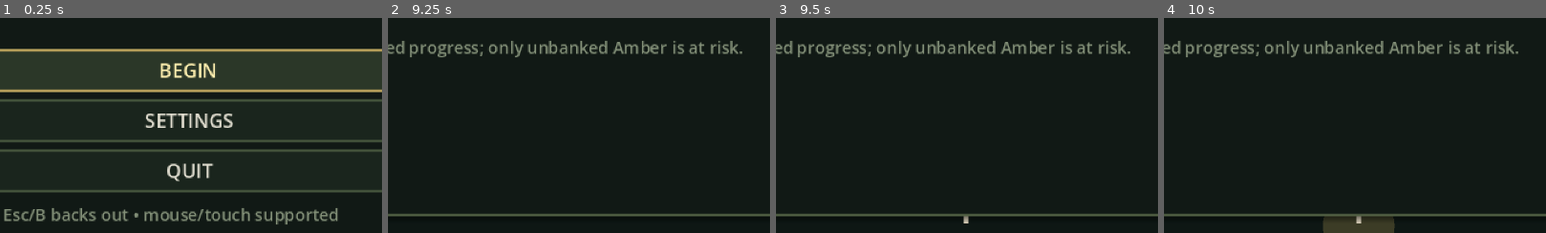
Above: before the commit, frames 1-4 (left to right).
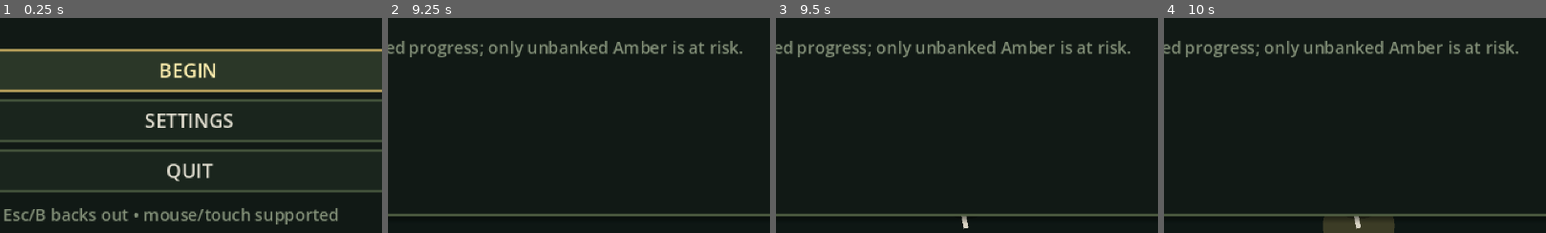
Above: after the commit, the same moments.

Repository: Ghosty-sudo/blackroot-hallow
Game: Godot game, scene res://scenes/main.tscn
Same seed, same stepped clock (60 frames per second), same inputs: the game is played once before the commit and once after it.
Inputs (mouse positions are % of the whole screen's width and height, from its top left):
- Up to frame 1 (0.25 s): no input
- Up to frame 2 (9.25 s): click "BEGIN" at 0.5 s; click "DESCEND INTO THE HOLLOW" at 1.25 s; click "Warden Blade — Balanced reach…" at 2 s; click "Briar Oath — +50% damage, but…" at 2.75 s; tap Enter at 3.5, 3.6, 5, 5.1, 6.5, 6.6, 8.85 s; move the mouse to (72, 45) at 3.52 s; hold D 3.53-4.25 s; click (72, 45) at 3.67 s; tap Space at 3.77, 4.25, 5.75, 6.77, 7.25 s; drag from (30, 55) to (45, 70) at 4.27 s; move the mouse to (60, 28) at 5.02 s; hold D 5.03-5.75 s; drag from (45, 70) to (20, 35) at 5.77 s; move the mouse to (80, 65) at 6.52 s; hold A 6.53-7.25 s; drag from (20, 35) to (35, 25) at 7.27 s; click "RETRY — SAME LOADOUT" at 8 s; move the mouse to (55, 50) at 8.77 s; hold S from 8.78 s (still down); click (55, 50) at 8.92 s
- Up to frame 3 (9.5 s): keep holding S
- Up to frame 4 (10 s): release S at 9.5 s; drag from (35, 25) to (30, 55) at 9.52 s
The pictures show only the part of the screen within x 25-75%, y 50-100%; the shares and areas given below are measured in that part.

Frames 1-2 are identical in both runs. In frame 3, less than 0.1% of the frame differs, in the area x 48-51%, y 92-99%; in frame 4, less than 0.1%.

Commit message:
Refine Warden pixel silhouette and weapon readability

Diff:
--- a/scripts/player.gd
+++ b/scripts/player.gd
@@ -94,10 +94,7 @@
     if Input.is_key_pressed(KEY_D) or Input.is_key_pressed(KEY_RIGHT): move.x += 1.0
     if Input.is_key_pressed(KEY_W) or Input.is_key_pressed(KEY_UP): move.y -= 1.0
     if Input.is_key_pressed(KEY_S) or Input.is_key_pressed(KEY_DOWN): move.y += 1.0
-    var joy := Vector2(
-        Input.get_joy_axis(0, JOY_AXIS_LEFT_X),
-        Input.get_joy_axis(0, JOY_AXIS_LEFT_Y)
-    )
+    var joy := Vector2(Input.get_joy_axis(0, JOY_AXIS_LEFT_X), Input.get_joy_axis(0, JOY_AXIS_LEFT_Y))
     if joy.length() > 0.25:
         move = joy
     return move
@@ -151,8 +148,7 @@
     hp = maxi(0, hp - final_damage)
     hurt_cooldown = 0.65
     if source_position != Vector2.INF:
-        var away := (position - source_position).normalized()
-        knockback_velocity += away * 95.0
+        knockback_velocity += (position - source_position).normalized() * 95.0
     AudioManager.play_sfx("hurt")
     hurt.emit(final_damage)
     hp_changed.emit(hp, max_hp)
@@ -173,13 +169,44 @@
 
 func _draw() -> void:
     var flicker := hurt_cooldown > 0.0 and int(hurt_cooldown * 18.0) % 2 == 0
-    var body_color := Color.WHITE if flicker else Color("e7d6ad")
+    var skin := Color.WHITE if flicker else Color("d9ba91")
+    var cloak := Color("394b3d")
+    var trim := Color("b99b55")
     if dodge_timer > 0.0:
-        body_color = Color(0.75, 0.95, 1.0, 0.65)
-    draw_rect(Rect2(-4, -5, 8, 10), body_color)
-    draw_rect(Rect2(-3, -9, 6, 4), Color("352a31"))
-    draw_rect(Rect2(-5, 4, 4, 3), Color("674244"))
-    draw_rect(Rect2(1, 4, 4, 3), Color("674244"))
-    draw_rect(Rect2(-5, -3, 2, 5), Color("445a46"))
-    var tip := facing.normalized() * (12.0 if weapon.get("id", "") != "pike" else 17.0)
-    draw_line(Vector2.ZERO, tip, Color("d9cfb9"), 2.0)
+        cloak = Color(0.45, 0.72, 0.74, 0.62)
+        skin = Color(0.78, 0.95, 0.95, 0.68)
+
+    draw_ellipse_shadow()
+    # Boots and cloak make the Warden read as a character rather than a collision block.
+    draw_rect(Rect2(-5, 4, 4, 3), Color("452f31"))
+    draw_rect(Rect2(1, 4, 4, 3), Color("452f31"))
+    draw_colored_polygon(PackedVector2Array([Vector2(-5,-4), Vector2(5,-4), Vector2(6,4), Vector2(0,7), Vector2(-6,4)]), cloak)
+    draw_rect(Rect2(-5, -4, 2, 7), trim.darkened(0.18))
+    draw_rect(Rect2(-3, -9, 6, 6), skin)
+    draw_rect(Rect2(-4, -10, 8, 3), Color("2a2329"))
+    draw_rect(Rect2(-4, -8, 2, 4), Color("2a2329"))
+    if facing.y >= -0.4:
+        draw_rect(Rect2(-2, -7, 1, 1), Color("241d20"))
+        draw_rect(Rect2(1, -7, 1, 1), Color("241d20"))
+
+    var direction := facing.normalized()
+    var side := Vector2(-direction.y, direction.x)
+    var hand := direction * 3.0 + side * 2.0
+    var weapon_id := String(weapon.get("id", "blade"))
+    if weapon_id == "pike":
+        var tip := direction * 19.0
+        draw_line(hand - direction * 4.0, tip, Color("80633f"), 2.0)
+        draw_colored_polygon(PackedVector2Array([tip, tip - direction * 5.0 + side * 2.0, tip - direction * 5.0 - side * 2.0]), Color("d9d2bf"))
+    elif weapon_id == "cleaver":
+        var haft_end := direction * 11.0
+        draw_line(hand, haft_end, Color("765538"), 2.0)
+        draw_colored_polygon(PackedVector2Array([haft_end + side * 4.0, haft_end - side * 4.0, haft_end + direction * 6.0 - side * 2.0, haft_end + direction * 6.0 + side * 3.0]), Color("c4beb0"))
+    else:
+        var blade_tip := direction * 14.0
+        draw_line(hand, blade_tip, Color("d7d2c3"), 2.0)
+        draw_line(hand - side * 3.0, hand + side * 3.0, trim, 2.0)
+
+func draw_ellipse_shadow() -> void:
+    draw_set_transform(Vector2(0, 7), 0.0, Vector2(1.0, 0.45))
+    draw_circle(Vector2.ZERO, 7.0, Color(0, 0, 0, 0.28))
+    draw_set_transform(Vector2.ZERO, 0.0, Vector2.ONE)
